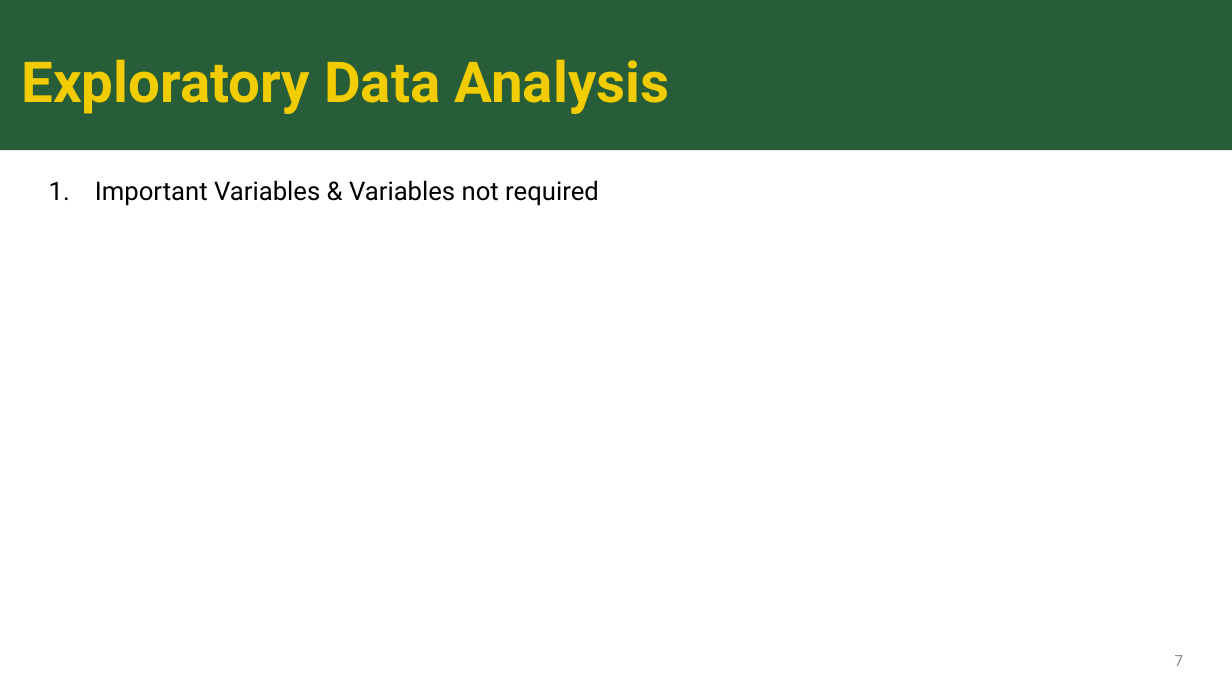
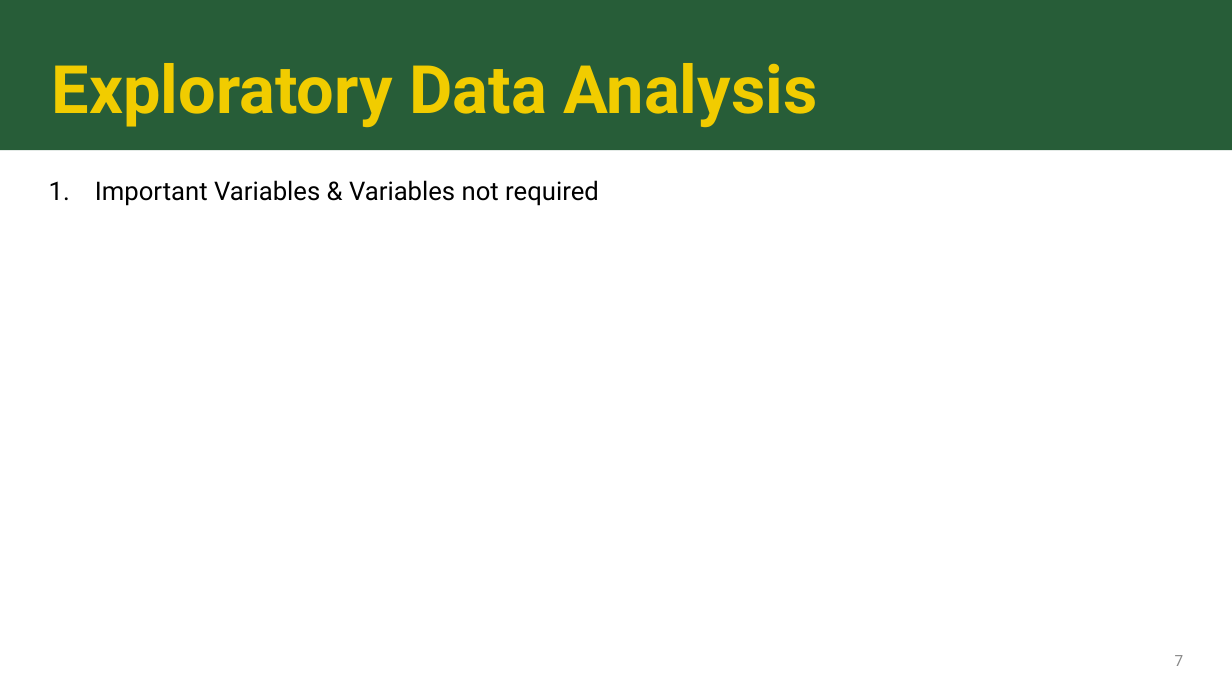
Before and after one commit to sk2003hw/Airline_Delay_and_Cancellation_Analysis, a slide deck: slide 7 of MATH 509_Project Presentation_Draft.pptx. Drawn at 1232x693 pixels with LibreOffice and Linux fonts; fonts in the diff are those of the drawing. Boxes give left, top, right and bottom in pixels: in the first picture for what was removed or moved away, otherwise in the second. Text is boxed around its words. In the diff, an @@ line names an element or a change of style, - is before the commit and + after.

```diff
--- a/MATH 509_Project Presentation_Draft.pptx
+++ b/MATH 509_Project Presentation_Draft.pptx
@@ title "Exploratory Data Analysis": place and size @@
-title "Exploratory Data Analysis" at [21, 59, 669, 114]
+title "Exploratory Data Analysis" at [52, 63, 818, 128]
@@ title "Exploratory Data Analysis" at [52, 63, 818, 128]: size 44 to 52 pt @@
```
Also in this commit, not shown: 8 other slides changed, 6 slides added, 4 slides removed.
